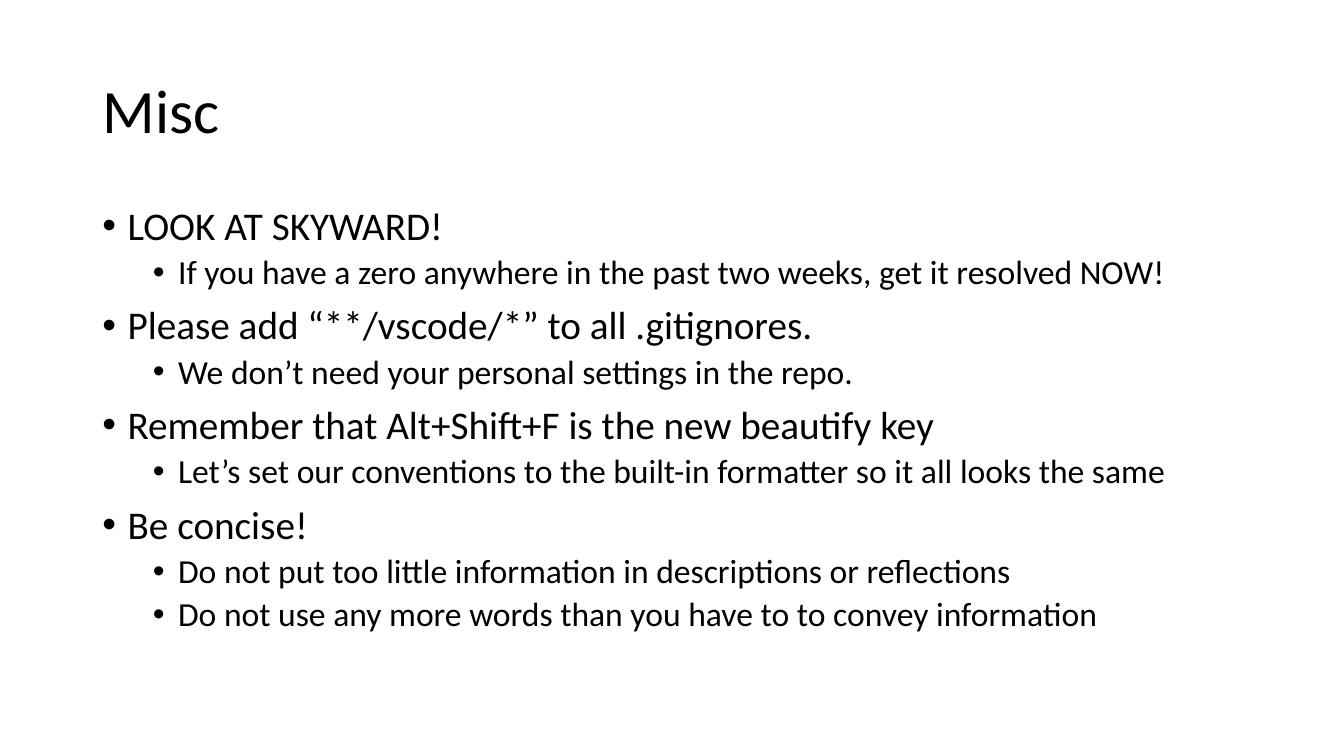
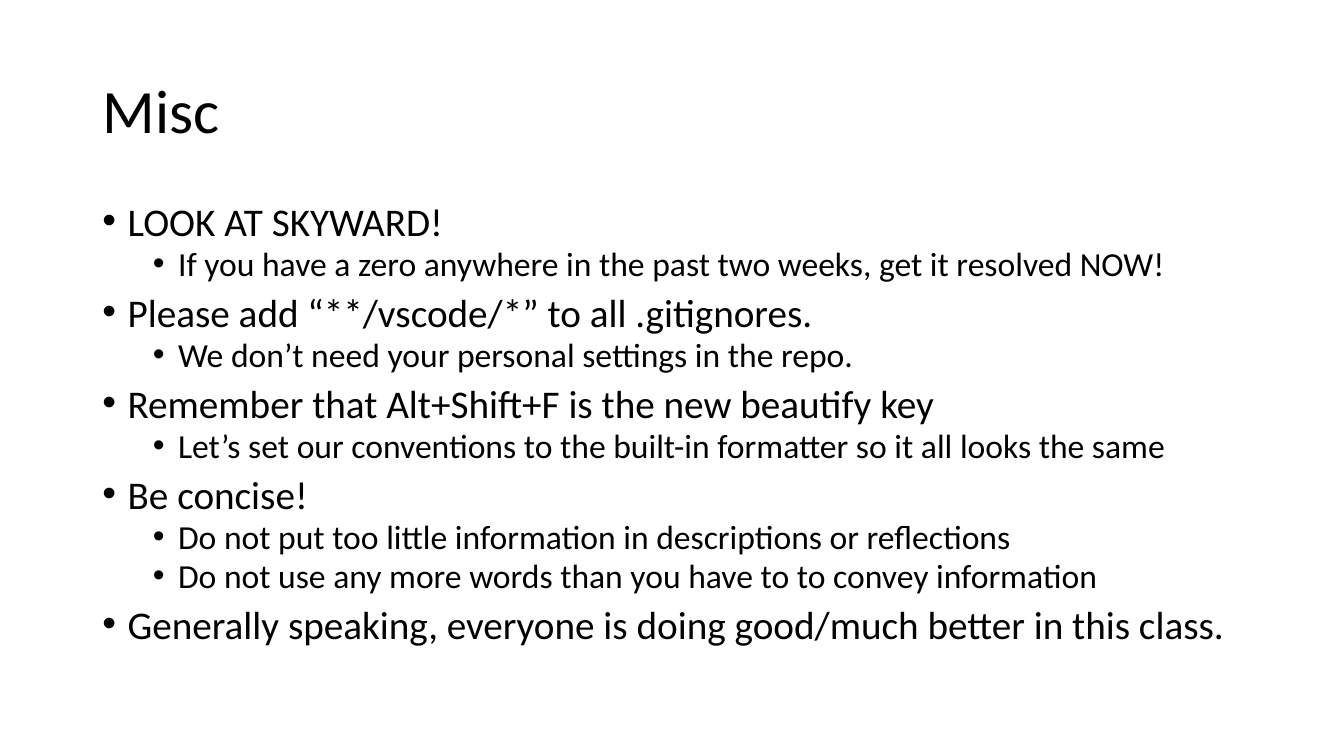
Before and after one commit to parke2023059/docpacs2223, a slide deck: slide 7 of docpac_09281022/Wekly Review.pptx. Drawn at 1344x756 pixels with LibreOffice and Linux fonts; fonts in the diff are those of the drawing. Boxes give left, top, right and bottom in pixels: in the first picture for what was removed or moved away, otherwise in the second. Text is boxed around its words. In the diff, an @@ line names an element or a change of style, - is before the commit and + after.

```diff
--- a/docpac_09281022/Wekly Review.pptx
+++ b/docpac_09281022/Wekly Review.pptx
@@ text at <box>128,209,1165,594</box>: line spacing 0.9 to 0.8 @@
@@ text at <box>128,611,1224,646</box>: paragraph added @@
+• Generally speaking, everyone is doing good/much better in this class.
```
Also in this commit, not shown: 1 other slide changed.
